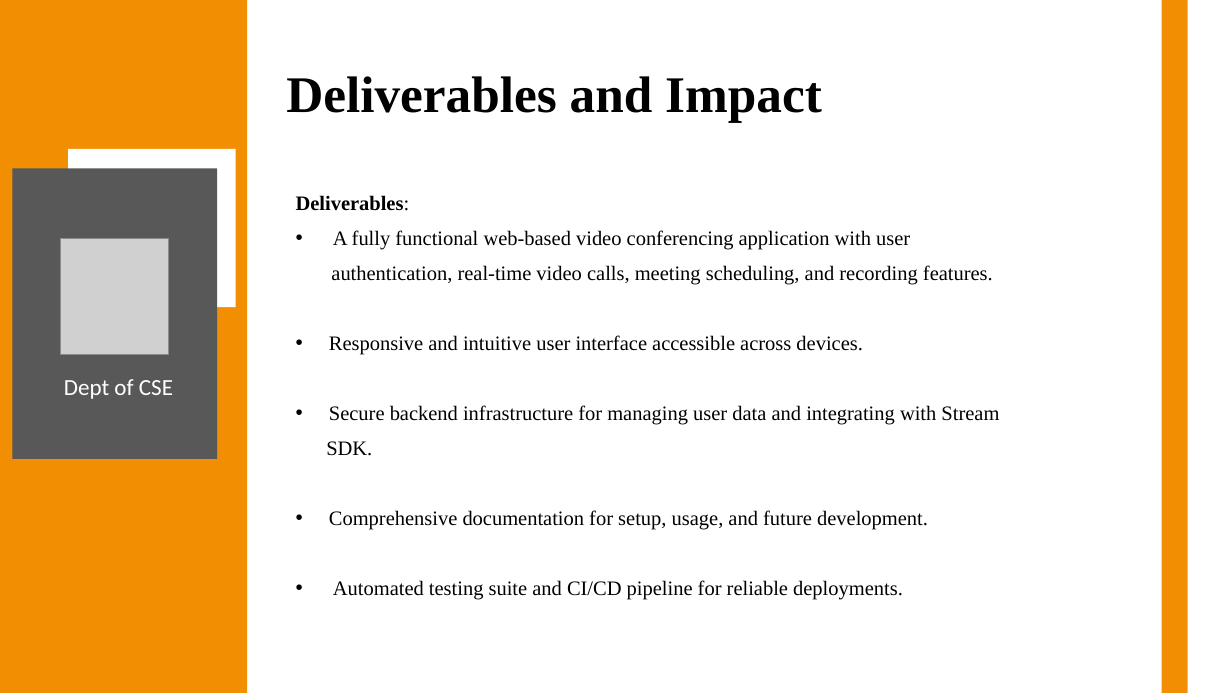
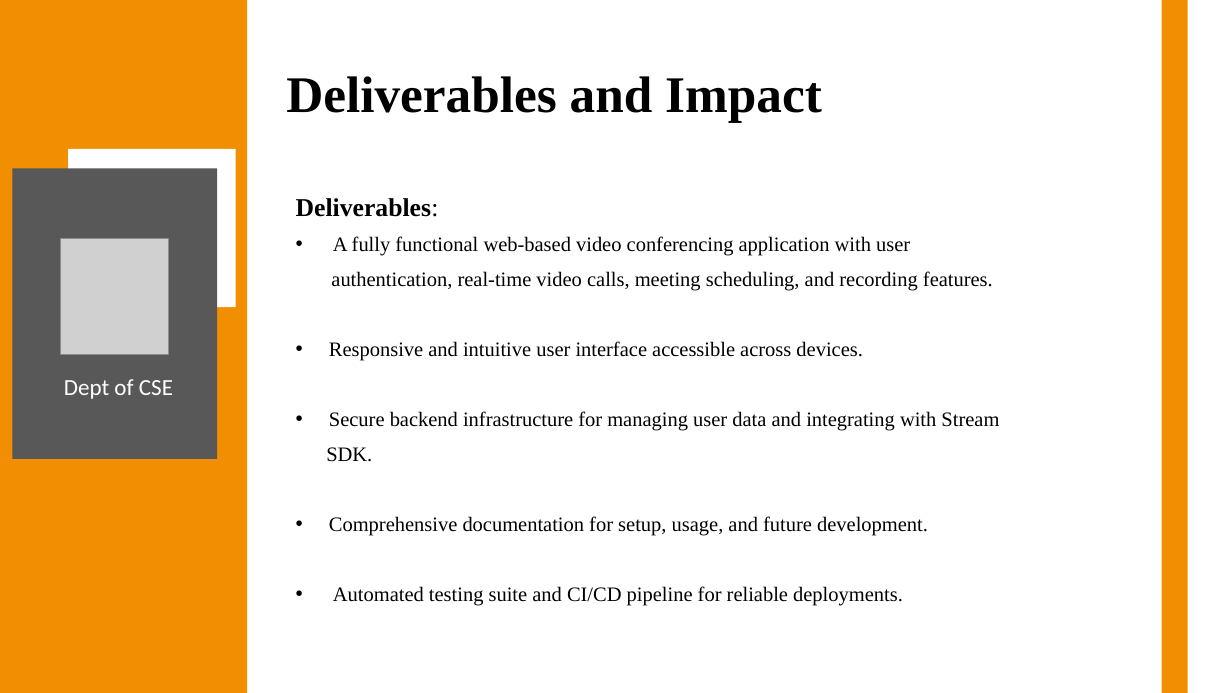
Before and after one commit to Anish202020/7th-Semester, a slide deck: slide 9 of Report & PPT/Project Work/Ppt/Callify Synopsis.pptx (slide 8 before the commit). Drawn at 1232x693 pixels with LibreOffice and Linux fonts; fonts in the diff are those of the drawing; grey boxes stand for pictures. Boxes give left, top, right and bottom in pixels: in the first picture for what was removed or moved away, otherwise in the second. Text is boxed around its words. In the diff, an @@ line names an element or a change of style, - is before the commit and + after.

```diff
--- a/Report & PPT/Project Work/Ppt/Callify Synopsis.pptx
+++ b/Report & PPT/Project Work/Ppt/Callify Synopsis.pptx
@@ text at bbox=[296, 198, 439, 217]: size 16 to 20 pt in "Deliverables:" @@
```
Also in this commit, not shown: 12 other slides changed, 1 slide added.
